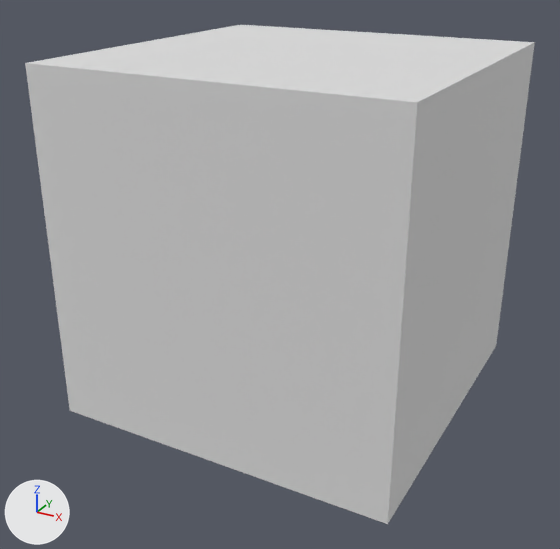
The glTF model public/models/package-box.glb, before and after one commit.
One viewpoint serves both versions: a camera (50 mm lens) standing at (0.734, -1.426, 0.966) and looking at (-0.019, -0.057, 0.282). Arrows for +X, +Y and +Z are at lower left; the lights stay in place. Where no turn or scale is listed for an object, it has been applied to the vertices.

Objects in the first picture: 'package-box'.
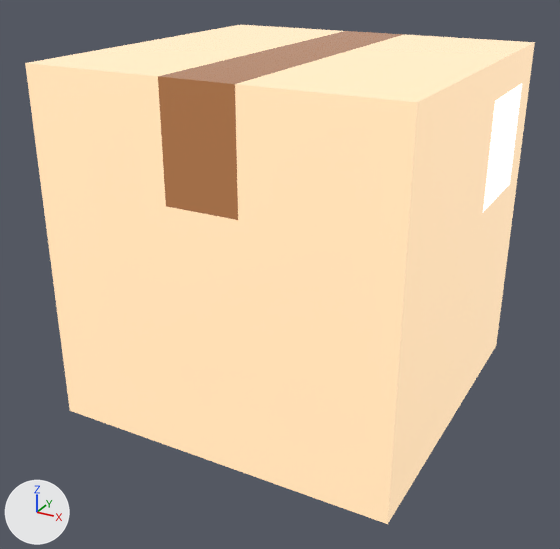
Where the change shows, as pixel boxes [x1, y1, x2, y2] in the pictures (560 x 549 px):
'package-box', recoloured (grey to beige)
    both: [25, 25, 535, 524]

The change in detail:
Picture 'base' (img_base) is new.
Material 'LOWPOLY-COLORS.001' (mat_lowpoly_colors_001) is new.
Uses the picture img_base.
me_package_box has 20 vertices, 36 faces and spans x -0.375..0.375, y -0.375..0.375, z 0.0..0.75.
me_package_box no longer uses material mat_lowpoly_colors (white #e7e7e7).
me_package_box now uses material mat_lowpoly_colors_001.
